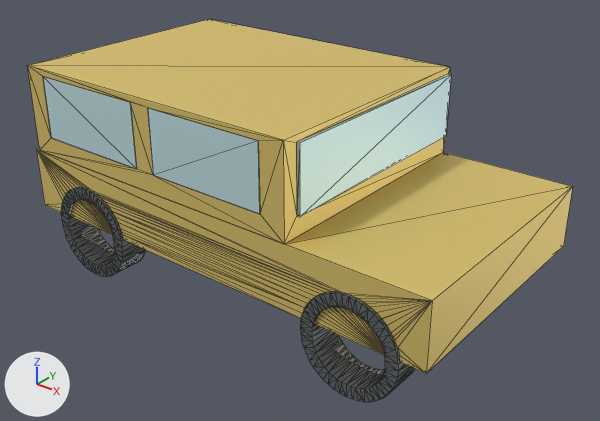
Renders of the glTF model web/coches/cocheAmarilloCubo.glb from each side of a commit.
One viewpoint serves both versions: a camera (50 mm lens) standing at (0.1514, -0.1879, 0.1366) and looking at (0.0062, -0.0064, 0.0241). Lighting does not change. The marker at lower left points along +X, +Y and +Z. Mesh edges are drawn as thin lines. Where no turn or scale is listed for an object, it has been applied to the vertices. Vertices at the same position are counted once.

Objects in the first picture: 'Mesh_Mesh_head_geo.001_lambert2SG.001'.
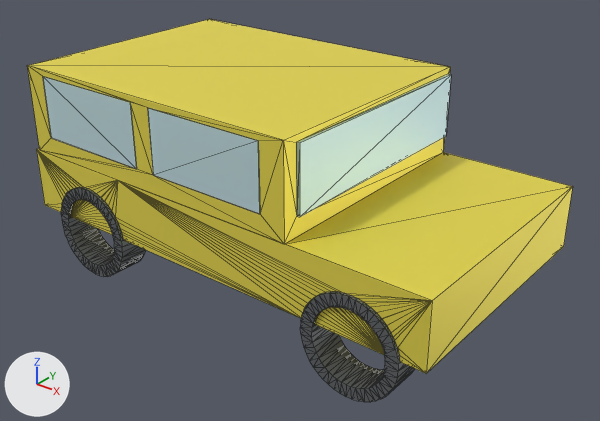
Location of each change, [x1, y1, x2, y2] in pixels of the pictures (600 x 421 px; the box of a moved part takes in the faces that stretch with it):
part 1 of me_mesh_0, moved or reshaped
    both: [38, 150, 431, 389]
part 2 of me_mesh_0, recoloured
    both: [27, 19, 573, 373]

The change in detail:
me_mesh_0 is used by ob_mesh_mesh_head_geo_001_lambert2sg_001; location (0.0, 0.0, 0.0).
me_mesh_0 had 906 vertices, 1824 faces and spanned x -0.072..0.075, y -0.046..0.036, z 0.0..0.065.
me_mesh_0 now has 908 vertices, 1828 faces and spans x -0.072..0.075, y -0.046..0.036, z 0.0..0.065.
Part 1, on me_mesh_0:
188 faces are deleted.
2 vertices are added at (-0.032, -0.045, 0.037), (0.026, 0.035, 0.017).
192 new faces join them.
me_mesh_0 part 2: 237 kept faces spanning x -0.072..0.075, y -0.045..0.035, z 0.017..0.065 get new vertex colours.
